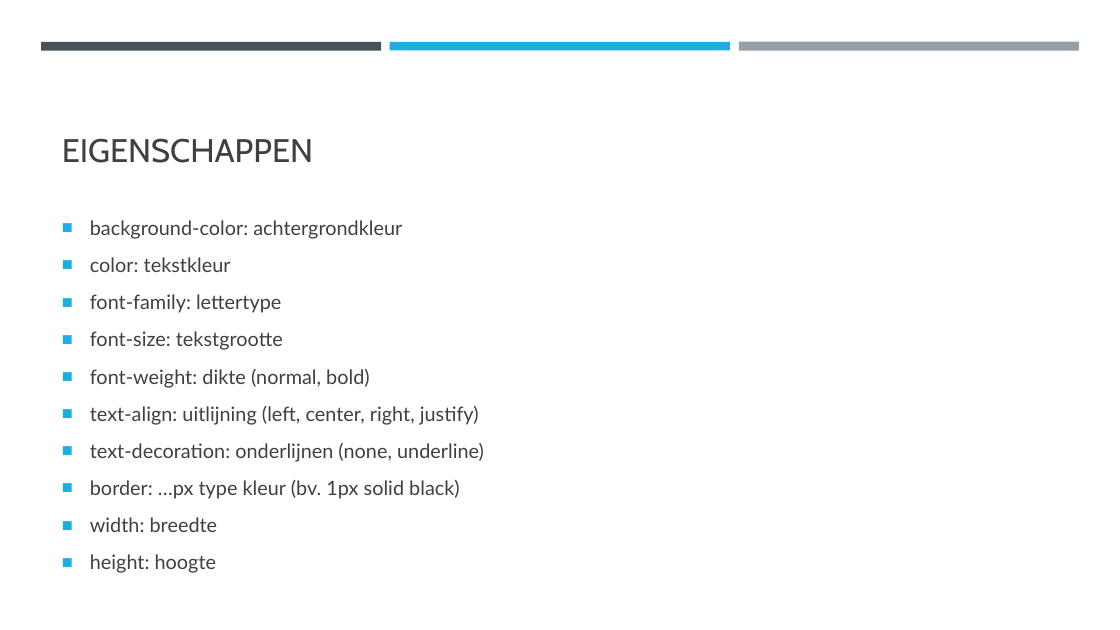
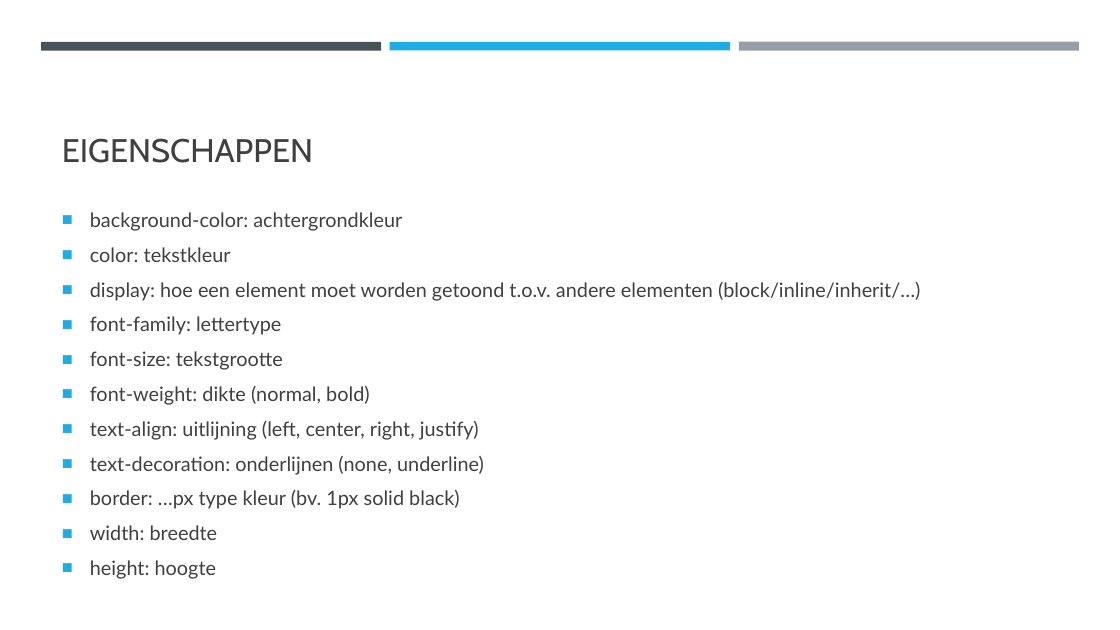
Before and after one commit to DhrLeroy/Webdesign, a slide deck: slide 35 of Webdesign.pptx. Drawn at 1120x630 pixels with LibreOffice and Linux fonts; fonts in the diff are those of the drawing. Boxes give left, top, right and bottom in pixels: in the first picture for what was removed or moved away, otherwise in the second. Text is boxed around its words. In the diff, an @@ line names an element or a change of style, - is before the commit and + after.

```diff
--- a/Webdesign.pptx
+++ b/Webdesign.pptx
@@ text at [90, 212, 484, 579]: line spacing 1.1 to 1 @@
@@ text at [90, 282, 920, 301]: paragraph added @@
+■ display: hoe een element moet worden getoond t.o.v. andere elementen (block/inline/inherit/…)
```
Also in this commit, not shown: 6 other slides changed, 1 slide added, 1 slide removed, 2 other files.
